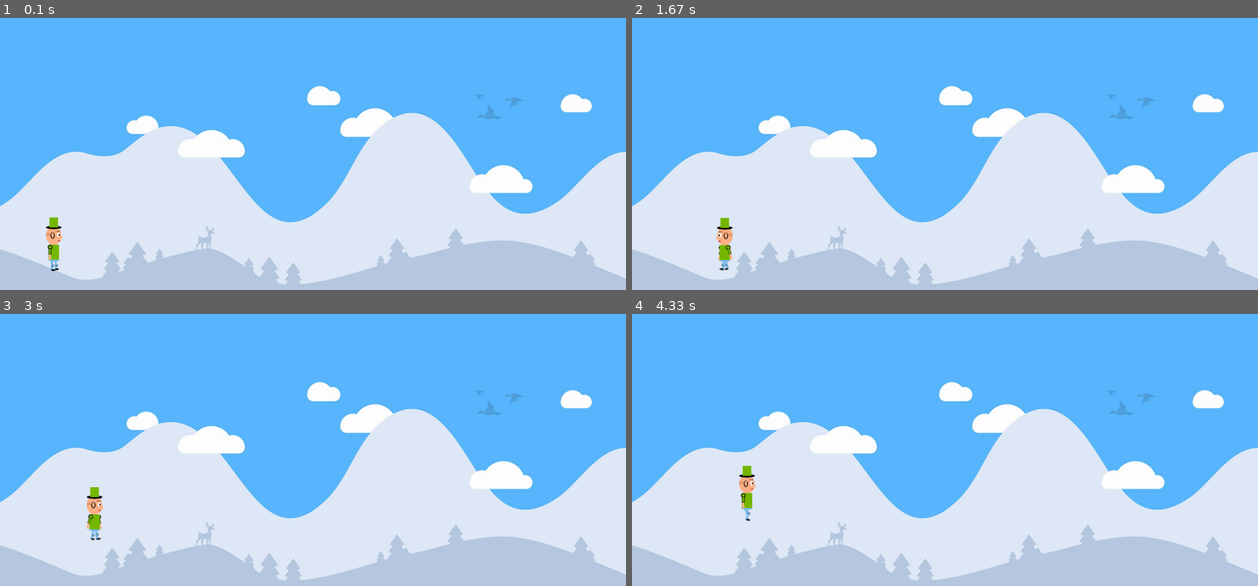
Above: before the commit, frames 1-4 (two rows, left to right).
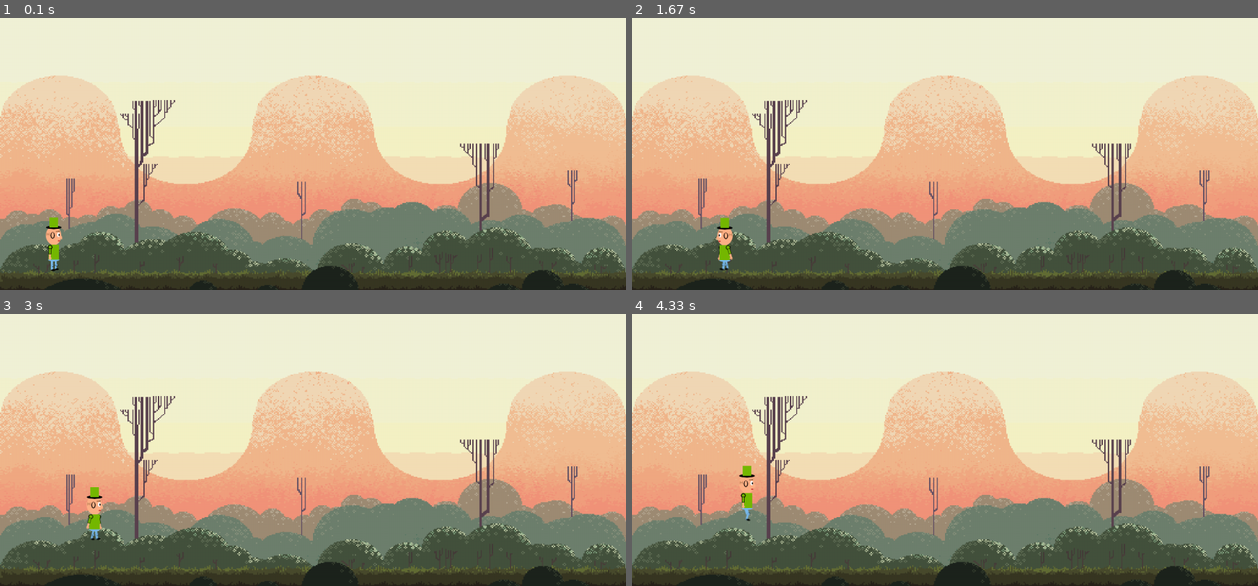
Above: after the commit, the same moments.

Repository: s0568941/usws-reinforcement-learning
Game: pygame game, started from usws_jump_and_run_game/main.py
Same seed, same stepped clock (60 frames per second), same inputs: the game is played once before the commit and once after it.
Inputs:
- Up to frame 1 (0.1 s): no input
- Up to frame 2 (1.67 s): hold Right 0.33-0.8 s; hold Right 0.83-1.3 s; tap Space at 0.9, 1.2, 1.4 s; hold Left from 1.33 s (still down)
- Up to frame 3 (3 s): tap Space at 1.7, 1.97, 2.27, 2.4, 2.7 s; release Left at 1.87 s; hold Left 1.9-2.3 s; hold Right 2.33-2.97 s
- Up to frame 4 (4.33 s): hold Left 3-3.47 s; tap Space at 3.07, 3.37, 3.57, 3.87, 4.07 s; hold Right 3.5-3.97 s; hold Right from 4 s (still down)

The runs differ from the first frame. In frame 1, 100% of the frame differs, in the area x 0-100%, y 0-100%; in frame 2, 100%; in frame 3, 100%; in frame 4, 100%.

Commit message:
add new background and match screen size

Diff:
--- a/usws_jump_and_run_game/main.py
+++ b/usws_jump_and_run_game/main.py
@@ -10,14 +10,18 @@
 from usws_jump_and_run_game.characters.player import Player
 player = Player(10, 430, 40, 128)
 
-# Laden des Bildes aus 'pictures'
-background = pygame.image.load('pictures/background.jpg')
-
 clock = pygame.time.Clock()
 
 # Konstanten
 SIZE = SCREEN_WIDTH, SCREEN_HEIGHT = 1380, 600
 JUMP_VELOCITY = 8
+
+# Laden des Bildes aus 'pictures'
+bg_image = pygame.image.load('environment/pictures/hills_bg.png')
+bg_image = pygame.transform.scale(bg_image, (SIZE))
+
+
+
 
 #Titel und Groesse fuer das Fenster setzen
 pygame.display.set_caption("USWS Jump and Run")
@@ -30,7 +34,7 @@
 
 def redrawGameWindows():
     # Hintergrundbildboden muss noch angepasst werden
-    screen.blit(background, (0, 0))
+    screen.blit(bg_image, (0, 0))
     # Spieler wird vorerst durch ein Rechteck dargestellt
     player.draw(screen)
     # Aktualisiere das Fenster
Binary file added: usws_jump_and_run_game/environment/pictures/hills_bg.png
Binary file removed: usws_jump_and_run_game/pictures/background.jpg
